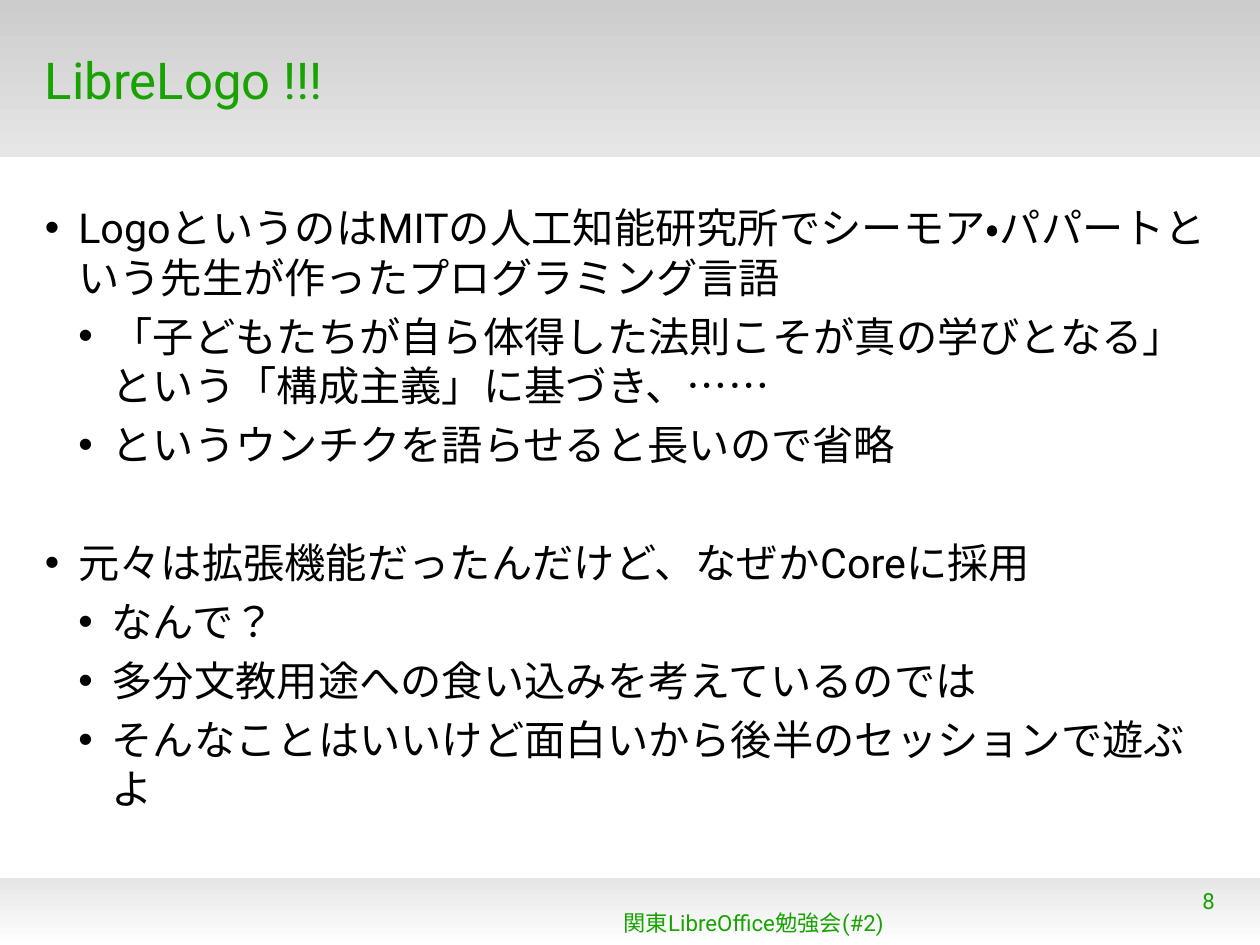
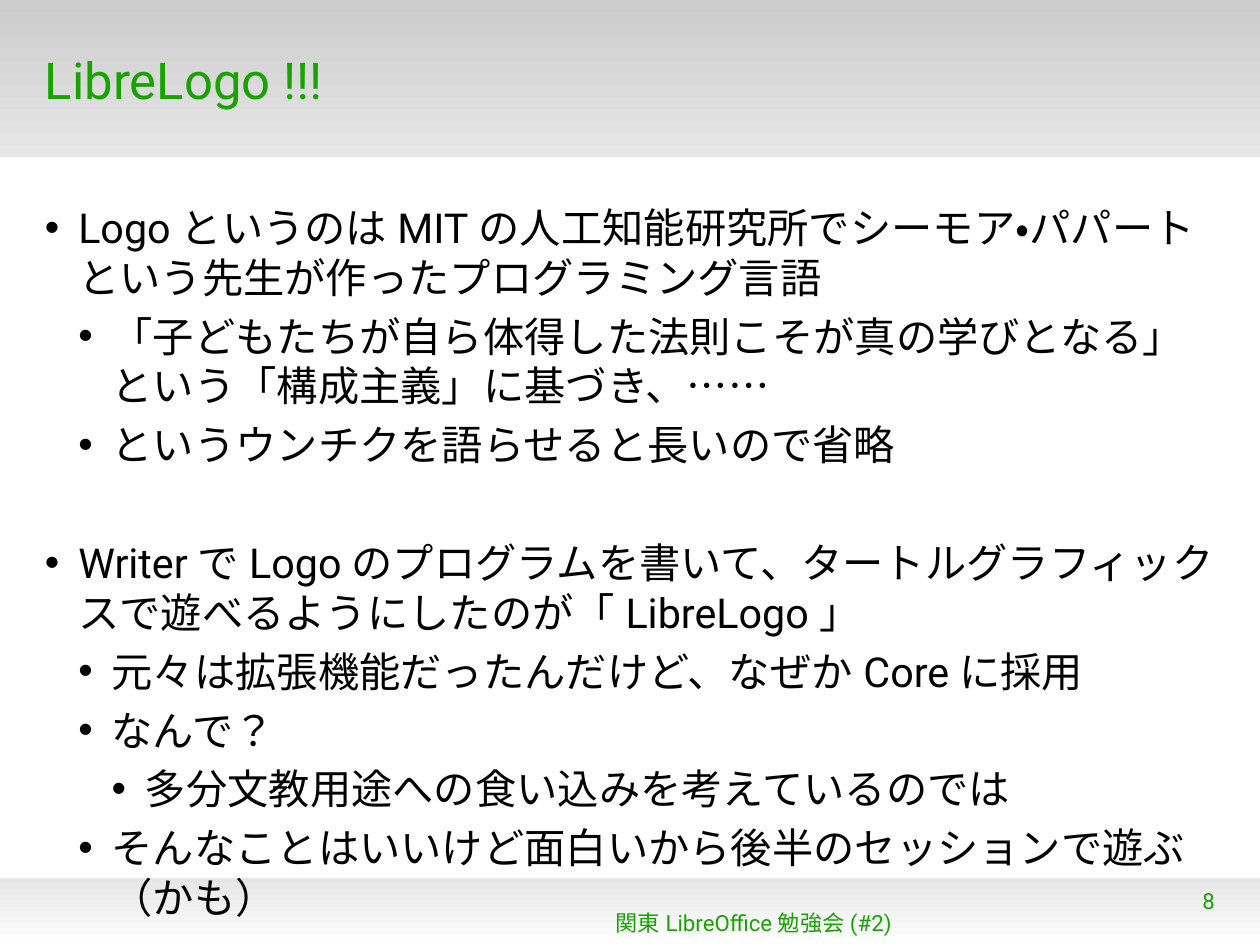
Before and after one commit to naruoga/KantoLibreOffice, a slide deck: slide 8 of Jan2013/WhatsNew4-0.odp. Drawn at 1260x945 pixels with LibreOffice and Linux fonts; fonts in the diff are those of the drawing; background and template pictures are left out. Boxes give left, top, right and bottom in pixels: in the first picture for what was removed or moved away, otherwise in the second. Text is boxed around its words. In the diff, an @@ line names an element or a change of style, - is before the commit and + after.

```diff
--- a/Jan2013/WhatsNew4-0.odp
+++ b/Jan2013/WhatsNew4-0.odp
@@ text at [78, 543, 1214, 637]: paragraph added @@
+• WriterでLogoのプログラムを書いて、タートルグラフィックスで遊べるようにしたのが「LibreLogo」
@@ text at [112, 652, 1010, 808]: list level 1 to 2 in "元々は拡張機能だったんだけど、なぜかCoreに採用"; list level 2 to 3 in "多分文教用途への食い込みを考えているのでは" @@
@@ text at [112, 828, 1185, 917]: text changed @@
-  • そんなことはいいけど面白いから後半のセッションで遊ぶよ
+  • そんなことはいいけど面白いから後半のセッションで遊ぶ（かも）
```
Also in this commit, not shown: 1 other slide changed, 10 slides added, 3 slides removed.
